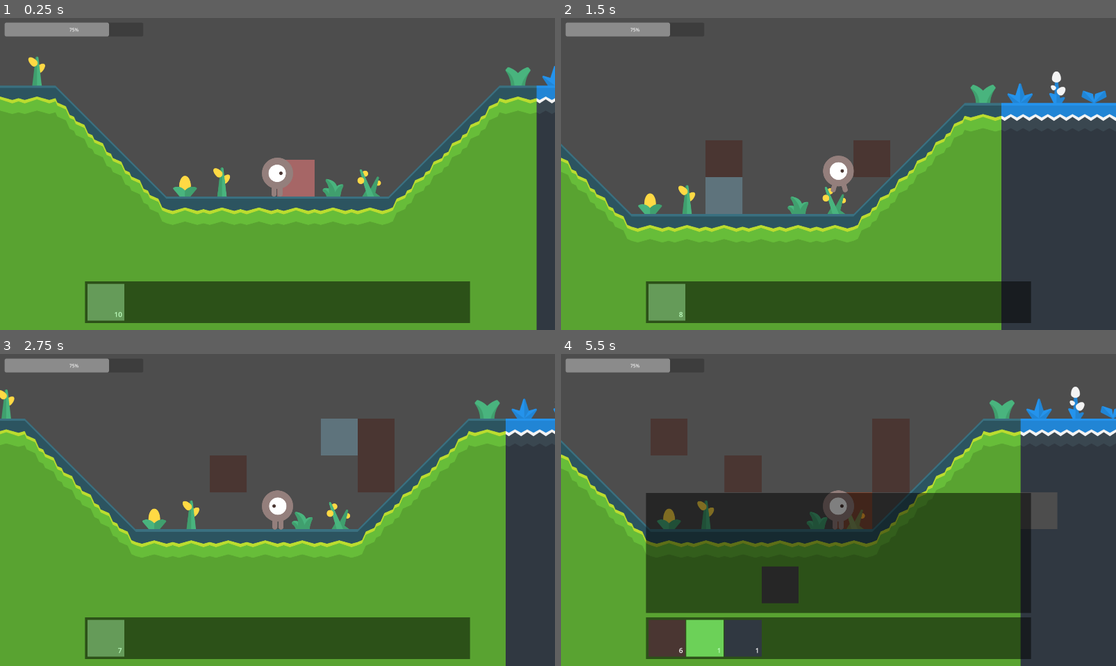
Above: before the commit, frames 1-4 (two rows, left to right).
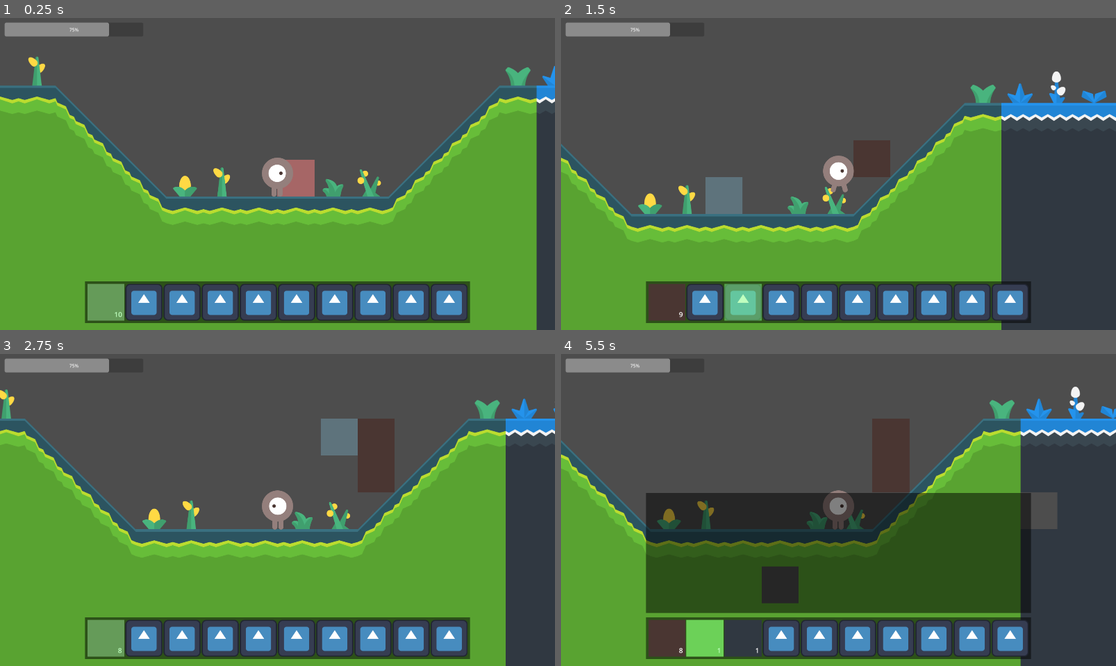
Above: after the commit, the same moments.

Repository: ichi-pg/godot-craft
Game: Godot game, scene res://main/main.tscn
The game is run twice, just before and just after one commit, with the same random seed, the same clock (stepped at 60 frames per second) and the same inputs. The engine's default icon, where the game draws it, is replaced by a stand-in: a white triangle on a blue panel in a dark square.
Inputs (mouse positions are in pixels of both pictures, inside the frame that each line leads up to):
- Up to frame 1 (0.25 s): no input
- Up to frame 2 (1.5 s): tap Enter at 0.5 s; move the mouse to (960, 158) at 0.52 s; press the mouse at (960, 158) at 0.53 s; hold D (move_right) from 0.53 s (still down); tap Space (battle_jump) at 0.77 s; tap Mouse wheel down (hotbar_down) at 0.8, 1.35 s; move the mouse to (727, 189) at 1.27 s; release the mouse at (727, 189) at 1.28 s; click (727, 189) at 1.42 s
- Up to frame 3 (2.75 s): tap Space (battle_jump) at 1.52, 2 s; tap Mouse wheel up (hotbar_up) at 1.55 s; move the mouse to (333, 441) at 2.02 s; release D (move_right) at 2.03 s; hold A (move_left) from 2.03 s (still down); hold Mouse wheel up (hotbar_up) from 2.03 s (still down); click (333, 441) at 2.3 s
- Up to frame 4 (5.5 s): move the mouse to (810, 572) at 2.77 s; release A (move_left) at 2.78 s; release Mouse wheel up (hotbar_up) at 2.78 s; hold D (move_right) 2.78-4.28 s; click (810, 572) at 2.85 s; tap Space (battle_jump) at 3.02, 3.77, 4.52 s; tap Mouse wheel down (hotbar_down) at 3.05 s; move the mouse to (1005, 556) at 3.52 s; hold Mouse wheel up (hotbar_up) 3.53-4.28 s; tap Shift (battle_dodge) at 3.6 s; click (1005, 556) at 3.67 s; tap Tab (inventory_toggle) at 4.15 s; move the mouse to (672, 463) at 4.27 s; hold A (move_left) 4.28-5.03 s; right-click (672, 463) at 4.35 s; click (672, 463) at 4.55 s; move the mouse to (866, 510) at 5.02 s; hold D (move_right) from 5.03 s (still down); hold Mouse wheel down (hotbar_down) from 5.03 s (still down); tap Q (battle_heal) at 5.1 s; click (866, 510) at 5.17 s

The runs differ from the first frame. In frame 1, 6.9% of the frame differs, in the area x 22-85%, y 85-97%; in frame 2, 8.5%, in the area x 15-85%, y 39-98%; in frame 3, 7.7%; in frame 4, 7.4%.

Commit message:
Update inventory

Diff:
--- a/item/hotbar.gd
+++ b/item/hotbar.gd
@@ -3,15 +3,20 @@
 signal selected(category, item_id)
 signal overflow(category, item_id, amount)
 
+const Item = preload("res://item/item.tscn")
+
 var select_index = 0
-var items = {}
 
 @onready var container = $HBoxContainer
 @onready var selector = $Selector
 
 
 func _ready():
-	increment_item(Item.Category.TILE, 101, 10)
+	for i in range(10):
+		var item = Item.instantiate()
+		item.init(Common.ItemCategory.NULL, 0, 0)
+		container.add_child(item)
+	increment_item(Common.ItemCategory.TILE, 101, 10)
 	select_item(0)
 
 
@@ -30,7 +35,7 @@
 	var count = container.get_child_count()
 	if not count:
 		select_index = 0
-		selected.emit(Item.Category.NULL, 0)
+		selected.emit(Common.ItemCategory.NULL, 0)
 		return
 	select_index = index % count
 	var item = container.get_child(select_index)
@@ -39,18 +44,30 @@
 
 
 func increment_item(category, item_id, amount):
-	if Inventory.increment_item(self, category, item_id, amount, 10):
+	if Common.increment_item(self, category, item_id, amount, 10):
 		select_item(select_index)
 
 
 func decrement_item(category, item_id, amount):
-	if Inventory.decrement_item(self, category, item_id, amount):
-		selected.emit(Item.Category.NULL, 0)
+	if Common.decrement_item(self, category, item_id, amount):
+		select_item(select_index)
+
+
+func add_item(category, item_id, amount) -> Item:
+	for item in container.get_children():
+		if not item.item_id:
+			item.init(category, item_id, amount)
+			return item
+	return null
+
+
+func remove_item(item):
+	item.init(Common.ItemCategory.NULL, 0, 0)
 
 
 func _on_level_erased(tile_id):
-	increment_item(Item.Category.TILE, tile_id, 1)
+	increment_item(Common.ItemCategory.TILE, tile_id, 1)
 	# TODO pass drop
 
 func _on_level_placed(tile_id):
-	decrement_item(Item.Category.TILE, tile_id, 1)
+	decrement_item(Common.ItemCategory.TILE, tile_id, 1)
--- a/item/inventory.gd
+++ b/item/inventory.gd
@@ -5,8 +5,6 @@
 signal overflow(category, item_id, amount)
 
 const Item = preload("res://item/item.tscn")
-
-var items = {}
 
 @onready var container = $GridContainer
 
@@ -20,39 +18,18 @@
 		visible = not visible
 
 
-func _on_hotbar_overflow(category, item_id, amount):
-	increment_item(self, category, item_id, amount, 30)
-	# TODO drop
-
-
-static func increment_item(inventory, category, item_id, amount, max_count) -> Item:
-	if not inventory.items.has(category):
-		inventory.items[category] = {}
-	var items = inventory.items[category] as Dictionary
-	if items.has(item_id):
-		items[item_id].increment(amount)
-		return null
-	if inventory.container.get_child_count() >= max_count:
-		inventory.overflow.emit(category, item_id, amount)
-		return null
+func add_item(category, item_id, amount) -> Item:
 	var item = Item.instantiate()
 	item.init(category, item_id, amount)
-	items[item_id] = item
-	inventory.container.add_child(item)
+	container.add_child(item)
 	return item
 
 
-static func decrement_item(inventory, category, item_id, amount) -> Item:
-	if not inventory.items.has(category):
-		inventory.items[category] = {}
-	var items = inventory.items[category] as Dictionary
-	if not items.has(item_id):
-		return null
-	var item = items[item_id]
-	item.increment(-amount)
-	if item.amount:
-		return null
-	items.erase(item_id)
-	inventory.container.remove_child(item)
+func remove_item(item):
 	item.queue_free()
-	return item
+	container.remove_child(item)
+
+
+func _on_hotbar_overflow(category, item_id, amount):
+	Common.increment_item(self, category, item_id, amount, 30)
+	# TODO drop
--- a/item/item.gd
+++ b/item/item.gd
@@ -2,35 +2,40 @@
 
 class_name Item
 
-enum Category {
-	NULL,
-	TILE,
-}
+const null_texture = preload("res://main/icon.svg")
 
-var category = Category.NULL
+var category = Common.ItemCategory.NULL
 var item_id = 0
 var amount = 0
+var base_position = Vector2.ZERO
 
 @onready var label = $Label
+@onready var viewport = get_viewport()
 
 
 func init(_category, _item_id, _amount):
 	category = _category
 	item_id = _item_id
 	amount = _amount
+	match category:
+		Common.ItemCategory.NULL:
+			texture = null_texture
+		Common.ItemCategory.TILE:
+			texture = Common.get_level_atlas(item_id)
 	$Label.text = str(amount)
-	match category:
-		Category.NULL:
-			texture = null
-			size = Vector2(128, 128)
-		Category.TILE:
-			var atlas = Level.texture.duplicate() as AtlasTexture
-			var coord = Level.get_tile_coord(item_id)
-			atlas.region = Rect2(coord * 128, Vector2i(128, 128))
-			texture = atlas
-			# TODO free or cache
+	$Label.visible = category != Common.ItemCategory.NULL
 
 
 func increment(_amount):
 	amount = max(amount + _amount, 0)
 	label.text = str(amount)
+
+
+func _gui_input(event):
+	if Input.is_action_just_pressed("battle_attack"):
+		base_position = global_position
+	elif Input.is_action_just_released("battle_attack"):
+		global_position = base_position
+		# TODO get cross item and move child
+	elif Input.is_action_pressed("battle_attack"):
+		global_position = viewport.get_mouse_position() - size / 2
--- a/item/item.tscn
+++ b/item/item.tscn
@@ -26,3 +26,5 @@
 theme_override_font_sizes/font_size = 24
 text = "123"
 horizontal_alignment = 2
+
+[connection signal="mouse_entered" from="." to="." method="_on_mouse_entered"]
--- a/level/level.gd
+++ b/level/level.gd
@@ -4,8 +4,6 @@
 
 signal erased(tile_id)
 signal placed(tile_id)
-
-static var texture: AtlasTexture = AtlasTexture.new()
 
 var player_position = Vector2.ZERO
 var mouse_position = Vector2.ZERO
@@ -20,7 +18,7 @@
 
 func _ready():
 	var source = tile_set.get_source(1) as TileSetAtlasSource
-	texture.atlas = source.texture
+	Common.level_texture.atlas = source.texture
 
 
 func _on_player_moved(pos):
@@ -29,24 +27,44 @@
 
 
 func _input(event):
-	if event is InputEventMouseMotion:
+	if not cursor.visible:
+		pass
+	elif event is InputEventMouseMotion:
 		mouse_position = viewport.get_mouse_position() - viewport.get_visible_rect().size * 0.5
 		update_target()
 	elif target_map_position == local_to_map(player_position):
 		pass
 	elif not event.is_action_pressed("battle_attack"):
 		pass
+		# TODO range
 	elif target_tile_id:
 		# TODO pickaxe
-		# TODO block health
+		# TODO tile health
+		var fix_target_tile_id = target_tile_id
 		erase_cell(0, target_map_position)
-		erased.emit(target_tile_id)
 		update_target_tile(0)
+		erased.emit(fix_target_tile_id)
+		# TODO gravity
+	elif is_around_empty(target_map_position):
+		pass
 	elif select_tile_id:
-		# TODO is on floor
-		set_cell(0, target_map_position, 1, get_tile_coord(select_tile_id))
-		placed.emit(select_tile_id)
-		update_target_tile(select_tile_id)
+		var fix_select_tile_id = select_tile_id
+		set_cell(0, target_map_position, 1, Common.get_tile_coord(fix_select_tile_id))
+		update_target_tile(fix_select_tile_id)
+		placed.emit(fix_select_tile_id)
+
+
+func is_around_empty(pos):
+	if get_cell_tile_data(0, pos + Vector2i.LEFT):
+		return false
+	if get_cell_tile_data(0, pos + Vector2i.RIGHT):
+		return false
+	if get_cell_tile_data(0, pos + Vector2i.UP):
+		return false
+	if get_cell_tile_data(0, pos + Vector2i.DOWN):
+		return false
+	# TODO tile type
+	return true
 
 
 func update_target():
@@ -54,7 +72,7 @@
 	if target_map_position == new_target_map_position:
 		return
 	target_map_position = new_target_map_position
-	update_target_tile(get_tile_id(get_cell_atlas_coords(0, target_map_position)))
+	update_target_tile(Common.get_tile_id(get_cell_atlas_coords(0, target_map_position)))
 
 
 func update_target_tile(tile_id):
@@ -67,15 +85,11 @@
 
 
 func _on_hotbar_selected(category, item_id):
-	if category == Item.Category.TILE:
+	if category == Common.ItemCategory.TILE:
 		select_tile_id = item_id
 	else:
 		select_tile_id = 0
 
 
-static func get_tile_id(coord: Vector2i) -> int:
-	return coord.x + coord.y * 100 + 101
-
-
-static func get_tile_coord(tile_id: int) -> Vector2i:
-	return Vector2i(tile_id % 100 - 1, int(tile_id / 100) - 1)
+func _on_hud_focused(is_focus):
+	cursor.visible = not is_focus
--- a/main/common.gd
+++ b/main/common.gd
@@ -1 +1,69 @@
 extends Node
+
+enum ItemCategory {
+	NULL,
+	TILE,
+}
+
+const Item = preload("res://item/item.tscn")
+
+var level_texture: AtlasTexture = AtlasTexture.new()
+var level_atlas = {}
+
+
+func get_level_atlas(item_id) -> AtlasTexture:
+	if level_atlas.has(item_id):
+		return level_atlas[item_id]
+	var atlas = Common.level_texture.duplicate() as AtlasTexture
+	var coord = Common.get_tile_coord(item_id)
+	atlas.region = Rect2(coord * 128, Vector2i(128, 128))
+	level_atlas[item_id] = atlas
+	return atlas
+
+
+func get_tile_id(coord: Vector2i) -> int:
+	return coord.x + coord.y * 100 + 101
+
+
+func get_tile_coord(tile_id: int) -> Vector2i:
+	return Vector2i(tile_id % 100 - 1, int(tile_id / 100) - 1)
+
+
+func find_item(container: Container, category, item_id) -> Item:
+	# TODO Dictionary
+	for item in container.get_children():
+		if item.category == category and item.item_id == item_id:
+			return item
+	return null
+
+
+func get_item_count(container: Container) -> int:
+	# TODO count up
+	var item_count = 0
+	for item in container.get_children():
+		if item.category != ItemCategory.NULL:
+			item_count += 1
+	return item_count
+
+
+func increment_item(inventory, category, item_id, amount, max_count) -> Item:
+	var item = find_item(inventory.container, category, item_id)
+	if item:
+		item.increment(amount)
+		# TODO item's max count
+		return null
+	if get_item_count(inventory.container) >= max_count:
+		inventory.overflow.emit(category, item_id, amount)
+		return null
+	return inventory.add_item(category, item_id, amount)
+
+
+func decrement_item(inventory, category, item_id, amount) -> Item:
+	var item = find_item(inventory.container, category, item_id)
+	if not item:
+		return null
+	item.increment(-amount)
+	if item.amount:
+		return null
+	inventory.remove_item(item)
+	return item
--- /dev/null
+++ b/main/hud.gd
@@ -0,0 +1,11 @@
+extends CanvasLayer
+
+signal focused(is_focus)
+
+
+func _on_mouse_entered():
+	focused.emit(true)
+
+
+func _on_mouse_exited():
+	focused.emit(false)
--- a/main/main.gd
+++ b/main/main.gd
@@ -8,8 +8,13 @@
 # TODO craft and enchant
 # TODO level generate
 # TODO farm
+# TODO ride
 # TODO title scene
 # TODO steam save and network
 # TODO se and bgm
 # TODO localization
 # TODO keyconfig
+
+# TODO I can't feel big world from 2d.
+# TODO So I need free move with riding dinosaurs or look far around on high tower.
+# TODO But I can easy feel satisfaction from to build base and to upgrade weapon.
--- a/main/main.tscn
+++ b/main/main.tscn
@@ -7,6 +7,7 @@
 [ext_resource type="TileSet" uid="uid://ct87hclt7ojsh" path="res://level/level.tres" id="3_bw5cg"]
 [ext_resource type="Texture2D" uid="uid://dmad6l1uieoh2" path="res://player/playerGrey_walk1.png" id="3_dpifm"]
 [ext_resource type="Script" path="res://level/level.gd" id="4_jceth"]
+[ext_resource type="Script" path="res://main/hud.gd" id="8_pkfmd"]
 [ext_resource type="Script" path="res://item/hotbar.gd" id="9_0pegt"]
 [ext_resource type="Script" path="res://item/inventory.gd" id="9_wpset"]
 [ext_resource type="Script" path="res://player/health.gd" id="11_63l4i"]
@@ -69,6 +70,7 @@
 script = ExtResource("2_hxq3q")
 
 [node name="HUD" type="CanvasLayer" parent="."]
+script = ExtResource("8_pkfmd")
 
 [node name="Hotbar" type="ColorRect" parent="HUD"]
 anchors_preset = 7
@@ -94,8 +96,10 @@
 
 [node name="Selector" type="ColorRect" parent="HUD/Hotbar"]
 layout_mode = 0
-offset_right = 128.0
-offset_bottom = 128.0
+offset_left = 8.0
+offset_top = 8.0
+offset_right = 136.0
+offset_bottom = 136.0
 color = Color(0.501961, 1, 0.501961, 0.501961)
 
 [node name="Inventory" type="ColorRect" parent="HUD"]
@@ -134,5 +138,12 @@
 [connection signal="placed" from="World/Level" to="HUD/Hotbar" method="_on_level_placed"]
 [connection signal="moved" from="World/Player" to="World/Level" method="_on_player_moved"]
 [connection signal="moved" from="World/Player" to="World/Camera" method="_on_player_moved"]
+[connection signal="focused" from="HUD" to="World/Level" method="_on_hud_focused"]
+[connection signal="mouse_entered" from="HUD/Hotbar" to="HUD" method="_on_mouse_entered"]
+[connection signal="mouse_exited" from="HUD/Hotbar" to="HUD" method="_on_mouse_exited"]
 [connection signal="overflow" from="HUD/Hotbar" to="HUD/Inventory" method="_on_hotbar_overflow"]
 [connection signal="selected" from="HUD/Hotbar" to="World/Level" method="_on_hotbar_selected"]
+[connection signal="mouse_entered" from="HUD/Hotbar/Selector" to="HUD" method="_on_mouse_entered"]
+[connection signal="mouse_exited" from="HUD/Hotbar/Selector" to="HUD" method="_on_mouse_exited"]
+[connection signal="mouse_entered" from="HUD/Inventory" to="HUD" method="_on_mouse_entered"]
+[connection signal="mouse_exited" from="HUD/Inventory" to="HUD" method="_on_mouse_exited"]
Not shown: 1 places in main/main.tscn that only renumber resources
